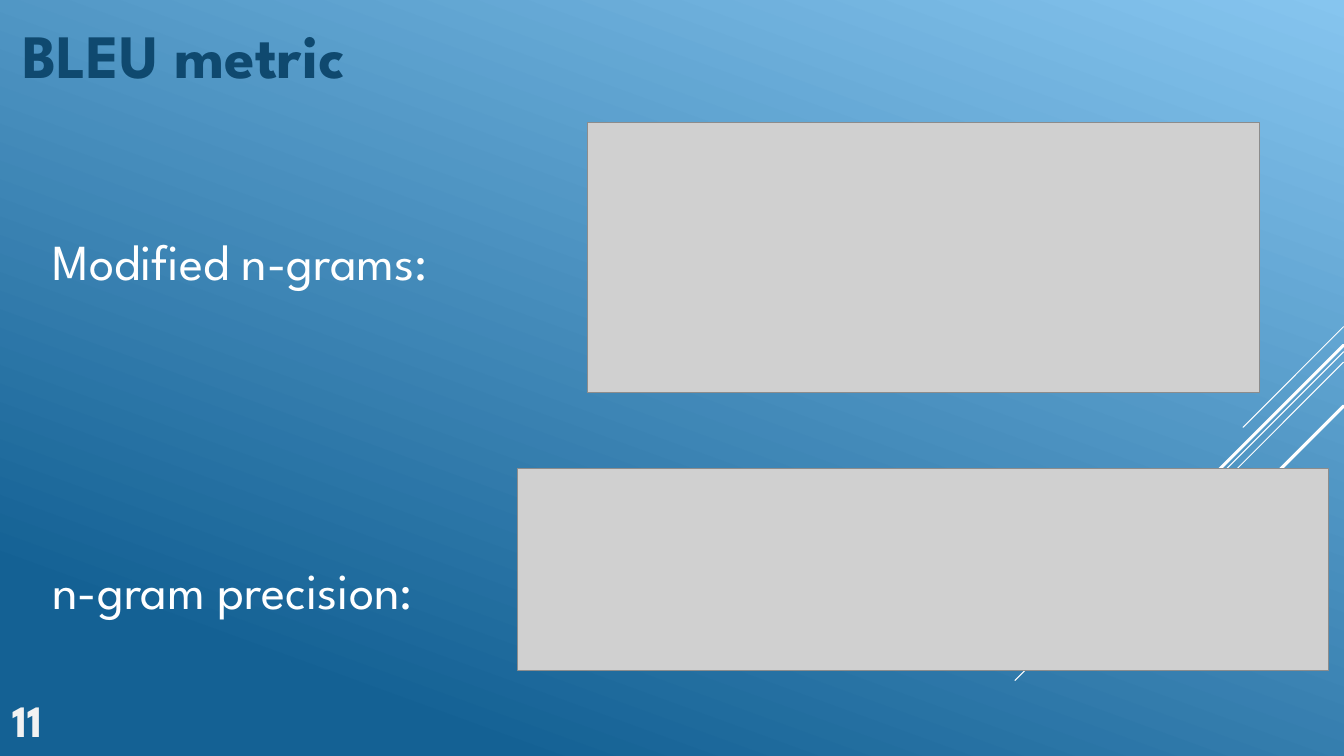
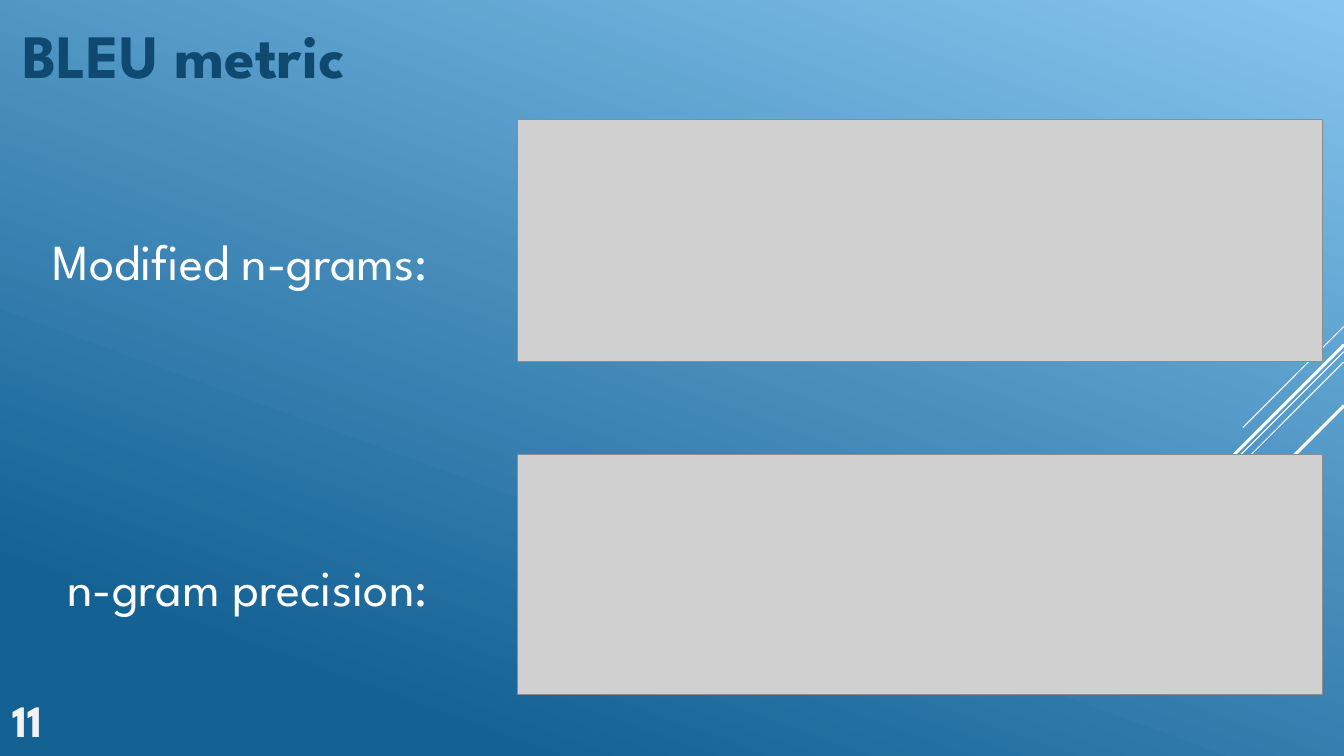
Before and after one commit to GeckSpy/IPdf2Latex, a slide deck: slide 19 of Presentation/Final presentation anim.pptx. Drawn at 1344x756 pixels with LibreOffice and Linux fonts; fonts in the diff are those of the drawing; grey boxes stand for pictures. Boxes give left, top, right and bottom in pixels: in the first picture for what was removed or moved away, otherwise in the second. Text is boxed around its words. In the diff, an @@ line names an element or a change of style, - is before the commit and + after.

```diff
--- a/Presentation/Final presentation anim.pptx
+++ b/Presentation/Final presentation anim.pptx
@@ picture: place and size @@
-picture at [587,122,1259,392]
+picture at [518,119,1324,362]
@@ picture: place and size @@
-picture at [518,469,1329,671]
+picture at [518,455,1324,695]
@@ text "n-gram precision:": place and size @@
-text "n-gram precision:" at [52,575,413,620]
+text "n-gram precision:" at [67,572,428,617]
```
Also in this commit, not shown: 9 other slides changed, 1 slide added, 2 other files.
